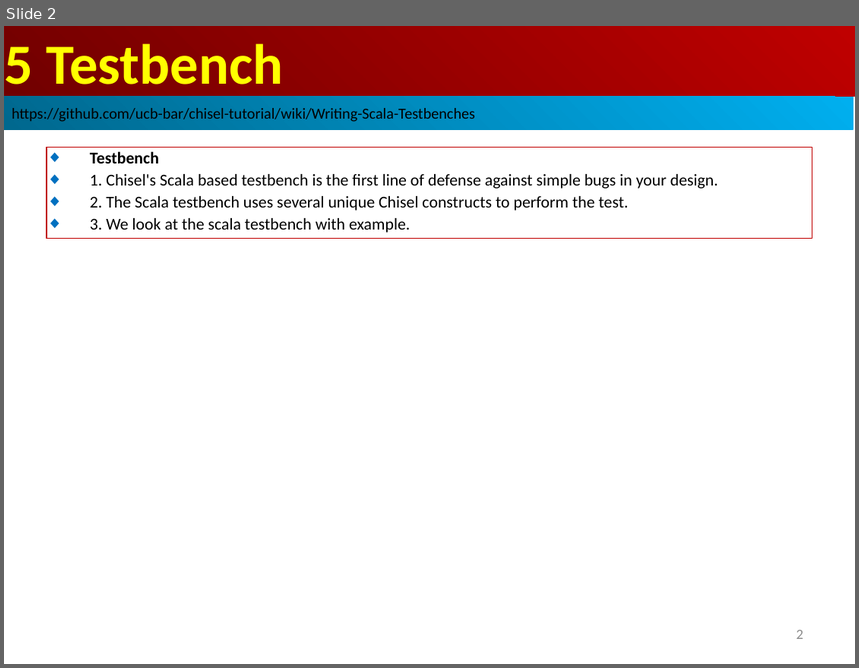
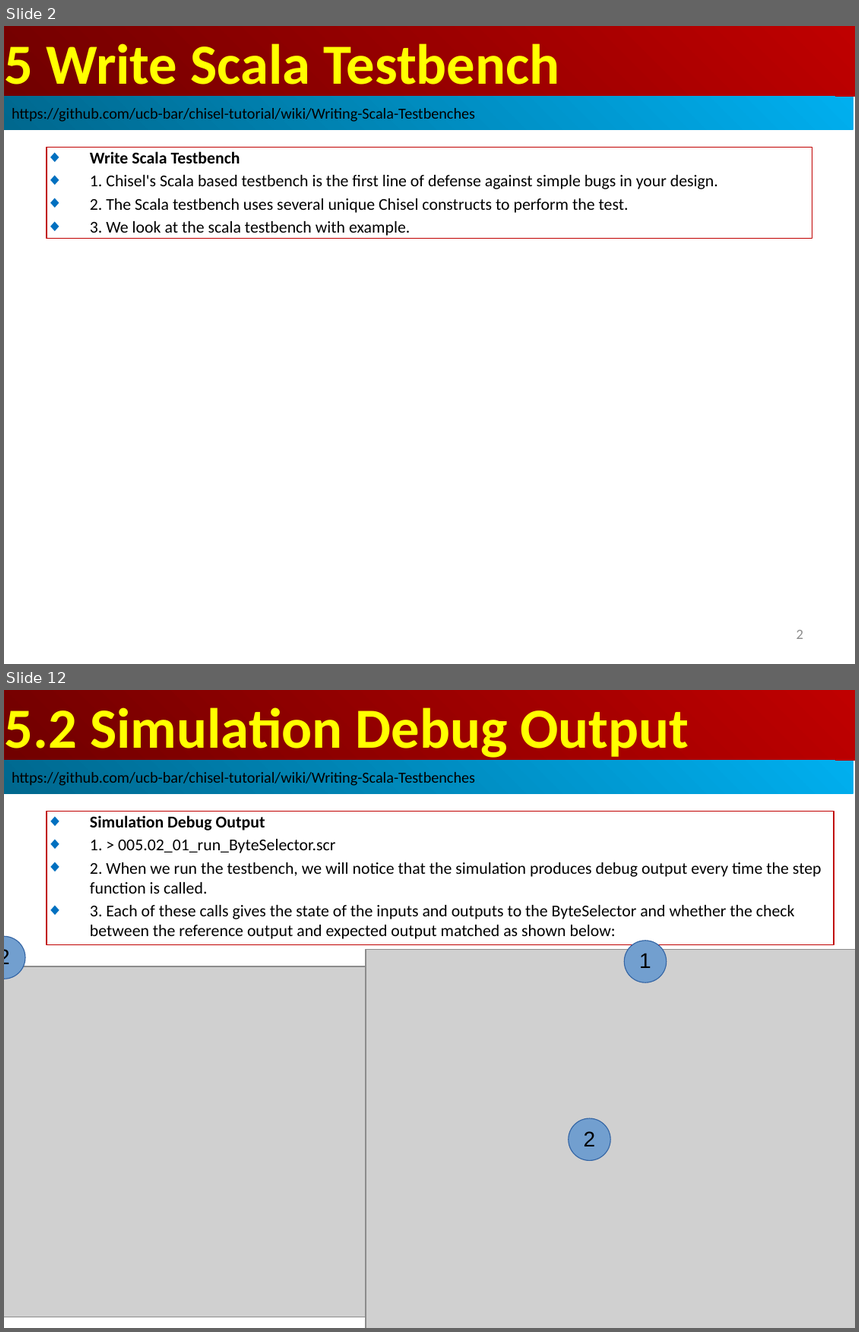
Before and after one commit to peterhchen/AIU_CS800_Chisel, a slide deck: 700_Dev_Guide/005_Testbench/000_Video/005_Testbench.ppt. Shown one above the other, each under a label of ours: slide 2 before the commit, slides 2 and 12 after it; the slides between them are not shown. The pictures are 859x668 and 859x1332 pixels, drawn with LibreOffice and Linux fonts; fonts in the diff are those of the drawing; grey boxes stand for pictures. Boxes give left, top, right and bottom in pixels: in the first picture for what was removed or moved away, otherwise in the second. Text is boxed around its words. In the diff, an @@ line names an element or a change of style, - is before the commit and + after.

```diff
--- a/700_Dev_Guide/005_Testbench/000_Video/005_Testbench.ppt
+++ b/700_Dev_Guide/005_Testbench/000_Video/005_Testbench.ppt
@@ slide 12 added at (x1=4, y1=690, x2=855, y2=1328), background #FFFFFF @@
@@ rectangle added at (x1=5, y1=690, x2=855, y2=761), fill gradient #BF0000 to #710000, 48 pt, text #FFFF00, bold @@
+5.2 Simulation Debug Output
@@ rectangle added at (x1=4, y1=761, x2=854, y2=794), fill gradient #00AFEF to #00688E, 13 pt, text #000000 @@
+https://github.com/ucb-bar/chisel-tutorial/wiki/Writing-Scala-Testbenches
@@ rectangle added at (x1=47, y1=811, x2=834, y2=945), outline #C00000 0.74 pt, 14 pt, text #000000 @@
+◆ Simulation Debug Output
+◆ 1. > 005.02_01_run_ByteSelector.scr
+◆ 2. When we run the testbench, we will notice that the simulation produces debug output every time the step function is called.
+◆ 3. Each of these calls gives the state of the inputs and outputs to the ByteSelector and whether the check between the reference output and expected output matched as shown below:
@@ ellipse added at (x1=4, y1=937, x2=25, y2=980), fill #729FCF, outline #3465A4 0.74 pt, 18 pt, text #000000 @@
+2
@@ ellipse added at (x1=624, y1=940, x2=666, y2=982), fill #729FCF, outline #3465A4 0.74 pt, 18 pt, text #000000 @@
+1
@@ picture added at (x1=366, y1=950, x2=855, y2=1328) @@
@@ picture added at (x1=4, y1=967, x2=366, y2=1317) @@
@@ ellipse added at (x1=569, y1=1119, x2=610, y2=1160), fill #729FCF, outline #3465A4 0.74 pt, 18 pt, text #000000 @@
+2
@@ slide 2 changed as well @@
@@ text in rectangle at (x1=5, y1=43, x2=560, y2=97): text changed @@
-5 Testbench
+5 Write Scala Testbench
@@ text in rectangle at (x1=90, y1=151, x2=240, y2=164): text changed @@
-◆ Testbench
+◆ Write Scala Testbench
```
Also in this commit, not shown: 1 other slide changed, 20 other slides added.
